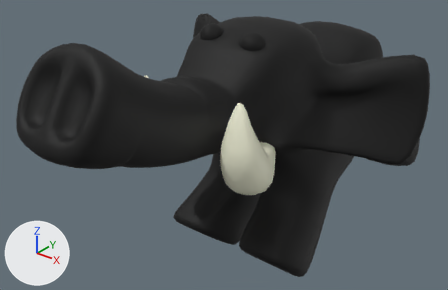
A saved change to the OBJ model models/justElephant.obj.
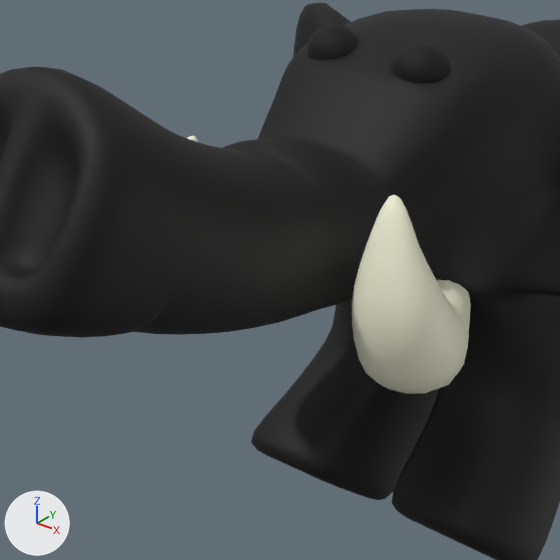
Each version is shown whole from a camera (50 mm lens) standing at (5.53, -7.71, 4.43) and looking at (-0.35, -0.36, -0.13), then close up on the part from 13% to 71% of the width and 4% to 94% of the height. Lighting does not change. The marker at lower left points along +X, +Y and +Z. Where no turn or scale is listed for an object, it has been applied to the vertices.

The older version as bpy lines, for what is in view:
```python
me_justelephant = bpy.data.meshes.new('justElephant')
me_justelephant.from_pydata(...)  # 6042 vertices, 6064 faces; spans x -2.42..2.42, y -4.12..4.12, z -2.39..2.39
# faces by material slot: [5072, 576, 416]
me_justelephant.materials.append(mat_glass)  # black #000000
me_justelephant.materials.append(mat_blinn2sg)  # white #f3f3da
me_justelephant.materials.append(mat_blinn1sg)  # black #000000
ob_justelephant = bpy.data.objects.new('justElephant', me_justelephant)
ob_justelephant.location = (0.0, 0.0, 0.0)
```
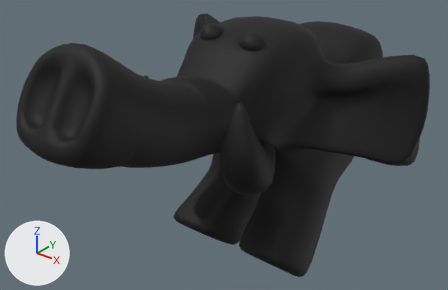
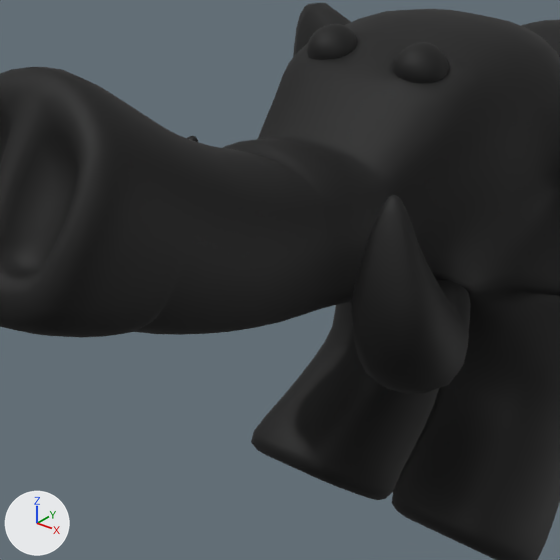
Boxes (x1, y1, x2, y2) around the edits, measured in the close-ups (560 x 560 px):
part 1 of me_justelephant, recoloured (white to black): (187, 136, 471, 394) in both

The edits, one by one:
me_justelephant has 6042 vertices, 6064 faces and spans x -2.42..2.42, y -4.12..4.12, z -2.39..2.39.
me_justelephant is used by ob_justelephant; location (0.0, 0.0, 0.0).
me_justelephant no longer uses material mat_blinn1sg (black #000000).
me_justelephant part 1: all 576 faces that had it switch from mat_blinn2sg (white #f3f3da) to mat_glass (black #000000).
